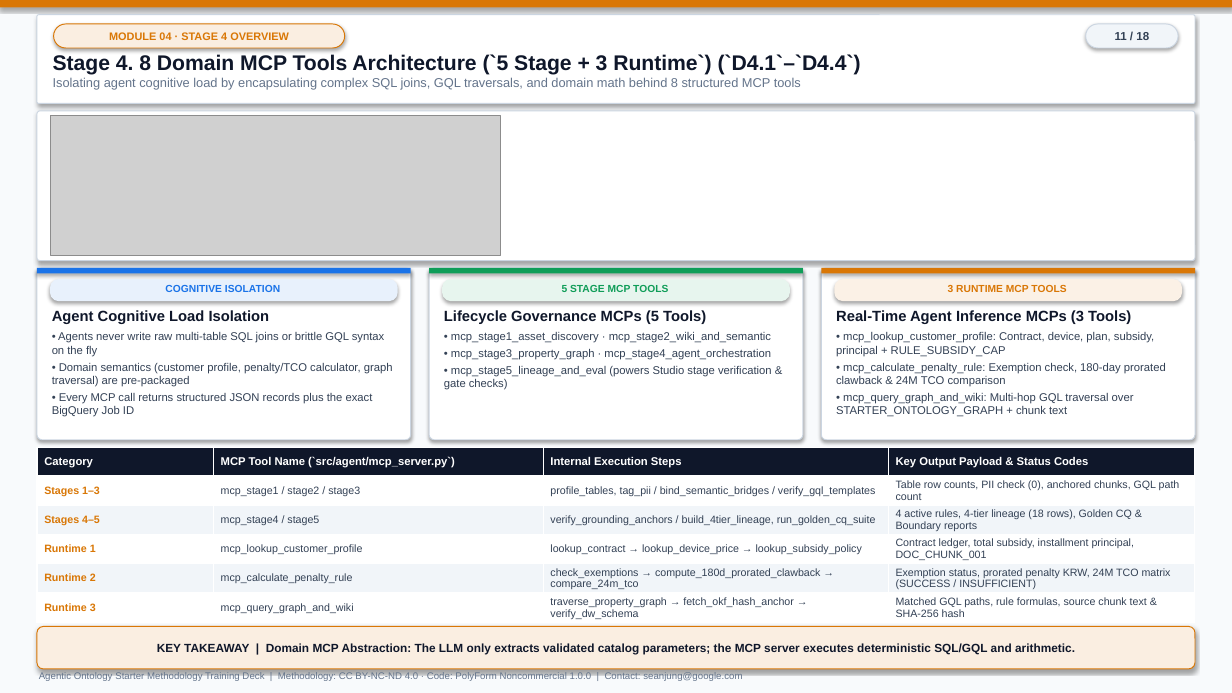
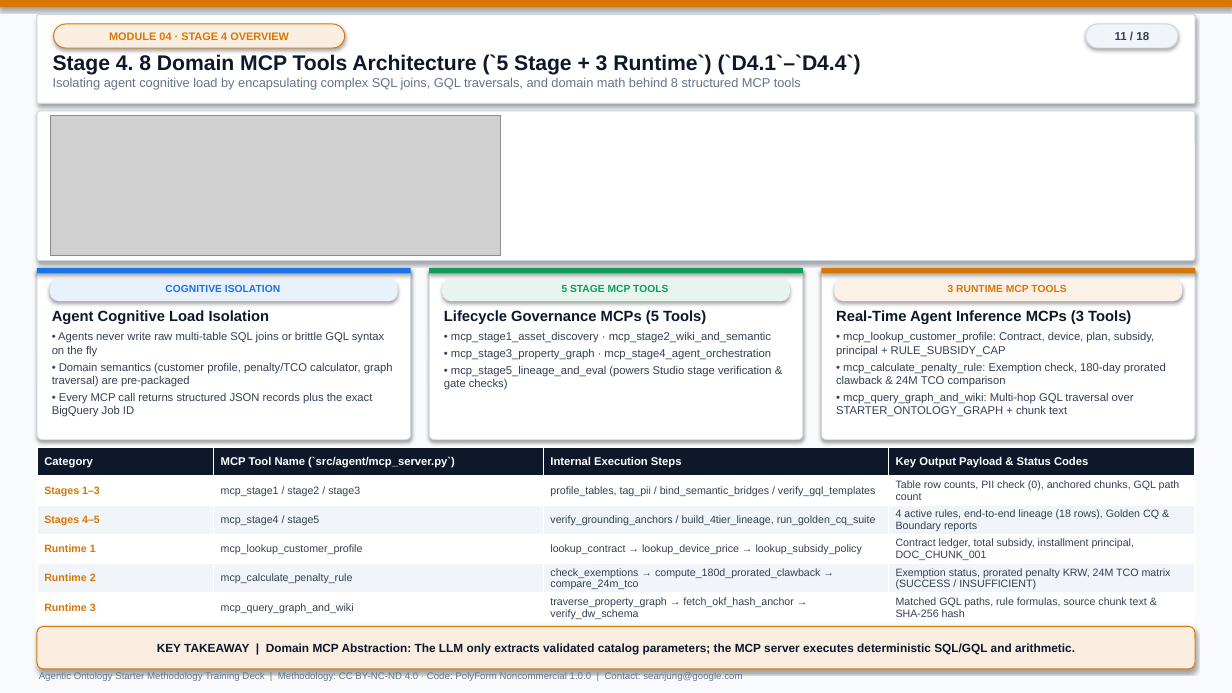
Before and after one commit to seanjungG/agentic-ontology-starter, a slide deck: slide 11 of slides/agentic_ontology_methodology_training_en.pptx. Drawn at 1232x693 pixels with LibreOffice and Linux fonts; fonts in the diff are those of the drawing; grey boxes stand for pictures. Boxes give left, top, right and bottom in pixels: in the first picture for what was removed or moved away, otherwise in the second. Text is boxed around its words. In the diff, an @@ line names an element or a change of style, - is before the commit and + after.

```diff
--- a/slides/agentic_ontology_methodology_training_en.pptx
+++ b/slides/agentic_ontology_methodology_training_en.pptx
@@ table at (37, 447, 1195, 623) @@
-row 3, column 4: 4 active rules, 4-tier lineage (18 rows), Golden CQ & Boundary reports
+row 3, column 4: 4 active rules, end-to-end lineage (18 rows), Golden CQ & Boundary reports
```
Also in this commit, not shown: 5 other slides changed, 48 other files.
